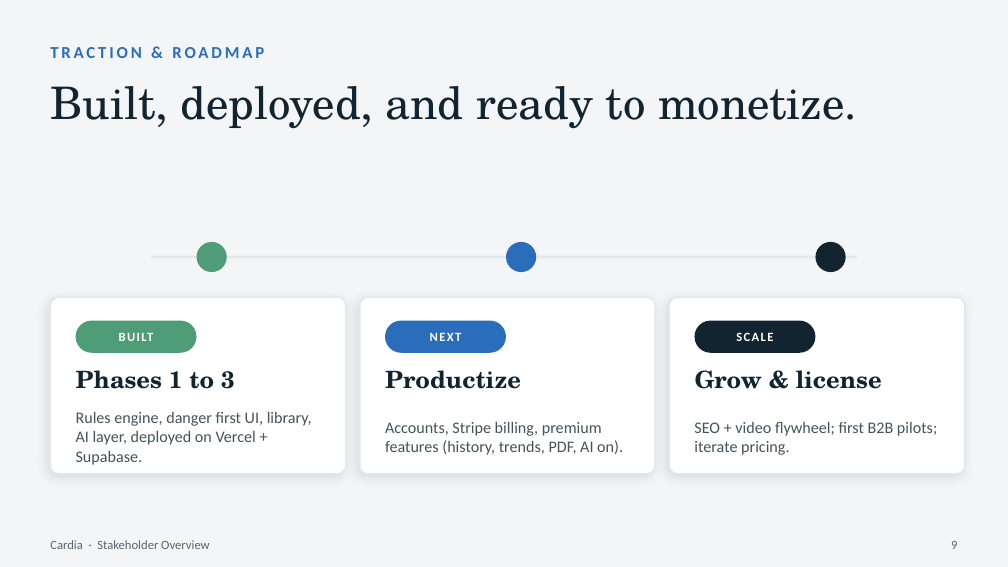
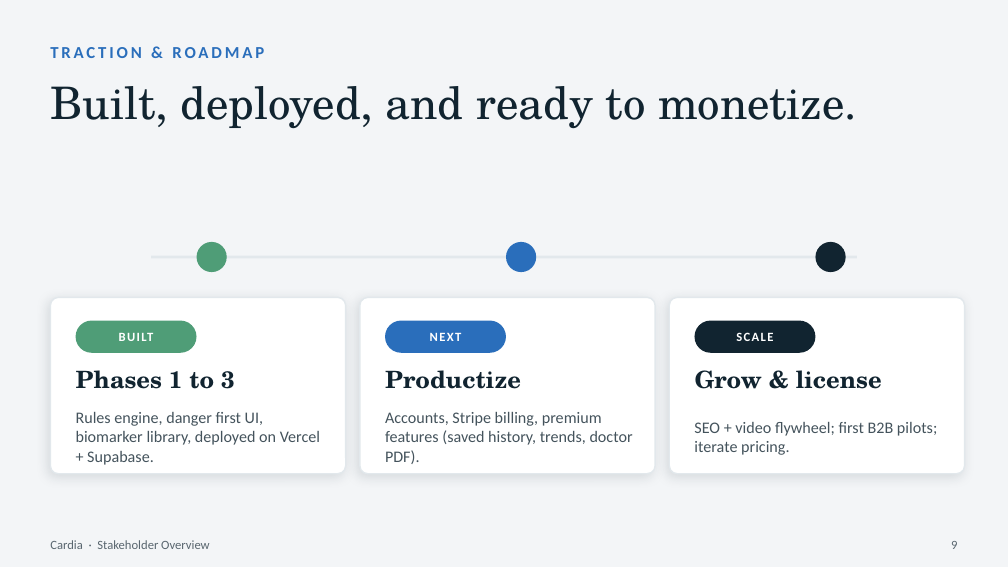
Before and after one commit to tarushbachal/cardia_ai, a slide deck: slide 9 of docs/Cardia_Pitch_Deck.pptx. Drawn at 1008x567 pixels with LibreOffice and Linux fonts; fonts in the diff are those of the drawing. Boxes give left, top, right and bottom in pixels: in the first picture for what was removed or moved away, otherwise in the second. Text is boxed around its words. In the diff, an @@ line names an element or a change of style, - is before the commit and + after.

```diff
--- a/docs/Cardia_Pitch_Deck.pptx
+++ b/docs/Cardia_Pitch_Deck.pptx
@@ text at (76, 412, 320, 465): text changed @@
-Rules engine, danger first UI, library, AI layer, deployed on Vercel + Supabase.
+Rules engine, danger first UI, biomarker library, deployed on Vercel + Supabase.
@@ text at (385, 412, 633, 464): text changed @@
-Accounts, Stripe billing, premium features (history, trends, PDF, AI on).
+Accounts, Stripe billing, premium features (saved history, trends, doctor PDF).
```
Also in this commit, not shown: 1 other slide changed, 1 other file.
